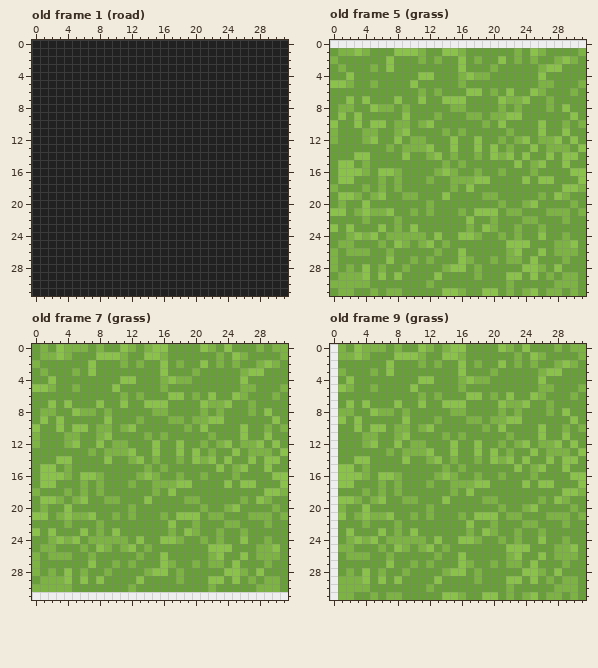
Two versions of one pixel-art file, assets/files/circuit_spritesheet.ase. The first picture shows the starting point.
32x32 pixels, 50 frames. Shown: old frame 1 (road), old frame 5 (grass), old frame 7 (grass), old frame 9 (grass). The commit also changed other frames, which this record leaves out.
New version:
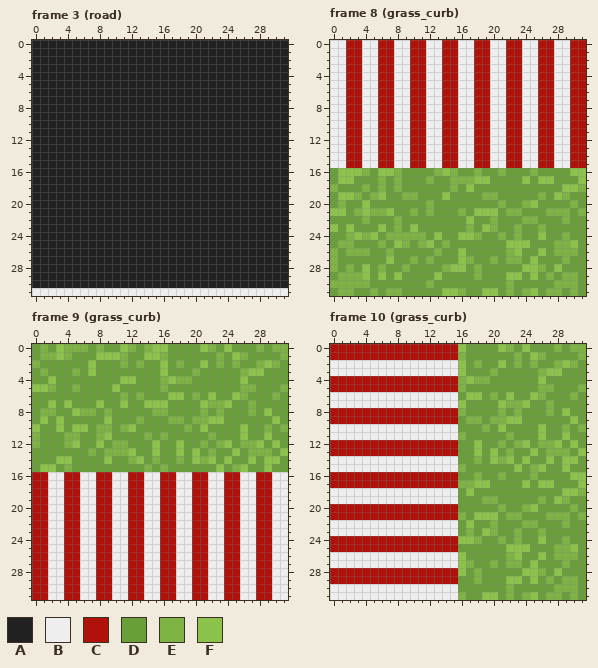
Palette (. is transparent): A #212121  B #eeeeee  C #b0120a  D #689f38  E #7cb342  F #8bc34a
A new or re-ordered frame is compared with the old frame closest to it.
Diff:
frames 50 -> 46
Changed rows in their new state; - is an unchanged pixel.
Frame 3 (road) is new; against old frame 1 (road):
first column x 0:
31 BBBBBBBBBBBBBBBBBBBBBBBBBBBBBBBB
Frame 8 (grass_curb) is new; against old frame 5 (grass):
first column x 0:
 0 --CC--CC--CC--CC--CC--CC--CC--CC
 1 BBCCBBCCBBCCBBCCBBCCBBCCBBCCBBCC
 2 BBCCBBCCBBCCBBCCBBCCBBCCBBCCBBCC
 3 BBCCBBCCBBCCBBCCBBCCBBCCBBCCBBCC
 4 BBCCBBCCBBCCBBCCBBCCBBCCBBCCBBCC
 5 BBCCBBCCBBCCBBCCBBCCBBCCBBCCBBCC
 6 BBCCBBCCBBCCBBCCBBCCBBCCBBCCBBCC
 7 BBCCBBCCBBCCBBCCBBCCBBCCBBCCBBCC
 8 BBCCBBCCBBCCBBCCBBCCBBCCBBCCBBCC
 9 BBCCBBCCBBCCBBCCBBCCBBCCBBCCBBCC
10 BBCCBBCCBBCCBBCCBBCCBBCCBBCCBBCC
11 BBCCBBCCBBCCBBCCBBCCBBCCBBCCBBCC
12 BBCCBBCCBBCCBBCCBBCCBBCCBBCCBBCC
13 BBCCBBCCBBCCBBCCBBCCBBCCBBCCBBCC
14 BBCCBBCCBBCCBBCCBBCCBBCCBBCCBBCC
15 BBCCBBCCBBCCBBCCBBCCBBCCBBCCBBCC
Frame 9 (grass_curb) is new; against old frame 7 (grass):
first column x 0:
16 CCBBCCBBCCBBCCBBCCBBCCBBCCBBCCBB
17 CCBBCCBBCCBBCCBBCCBBCCBBCCBBCCBB
18 CCBBCCBBCCBBCCBBCCBBCCBBCCBBCCBB
19 CCBBCCBBCCBBCCBBCCBBCCBBCCBBCCBB
20 CCBBCCBBCCBBCCBBCCBBCCBBCCBBCCBB
21 CCBBCCBBCCBBCCBBCCBBCCBBCCBBCCBB
22 CCBBCCBBCCBBCCBBCCBBCCBBCCBBCCBB
23 CCBBCCBBCCBBCCBBCCBBCCBBCCBBCCBB
24 CCBBCCBBCCBBCCBBCCBBCCBBCCBBCCBB
25 CCBBCCBBCCBBCCBBCCBBCCBBCCBBCCBB
26 CCBBCCBBCCBBCCBBCCBBCCBBCCBBCCBB
27 CCBBCCBBCCBBCCBBCCBBCCBBCCBBCCBB
28 CCBBCCBBCCBBCCBBCCBBCCBBCCBBCCBB
29 CCBBCCBBCCBBCCBBCCBBCCBBCCBBCCBB
30 CCBBCCBBCCBBCCBBCCBBCCBBCCBBCCBB
31 CC--CC--CC--CC--CC--CC--CC--CC--
Frame 10 (grass_curb) is new; against old frame 9 (grass):
first column x 0:
 0 CCCCCCCCCCCCCCCC
 1 CCCCCCCCCCCCCCCC
 2 -BBBBBBBBBBBBBBB
 3 -BBBBBBBBBBBBBBB
 4 CCCCCCCCCCCCCCCC
 5 CCCCCCCCCCCCCCCC
 6 -BBBBBBBBBBBBBBB
 7 -BBBBBBBBBBBBBBB
 8 CCCCCCCCCCCCCCCC
 9 CCCCCCCCCCCCCCCC
10 -BBBBBBBBBBBBBBB
11 -BBBBBBBBBBBBBBB
12 CCCCCCCCCCCCCCCC
13 CCCCCCCCCCCCCCCC
14 -BBBBBBBBBBBBBBB
15 -BBBBBBBBBBBBBBB
16 CCCCCCCCCCCCCCCC
17 CCCCCCCCCCCCCCCC
18 -BBBBBBBBBBBBBBB
19 -BBBBBBBBBBBBBBB
20 CCCCCCCCCCCCCCCC
21 CCCCCCCCCCCCCCCC
22 -BBBBBBBBBBBBBBB
23 -BBBBBBBBBBBBBBB
24 CCCCCCCCCCCCCCCC
25 CCCCCCCCCCCCCCCC
26 -BBBBBBBBBBBBBBB
27 -BBBBBBBBBBBBBBB
28 CCCCCCCCCCCCCCCC
29 CCCCCCCCCCCCCCCC
30 -BBBBBBBBBBBBBBB
31 -BBBBBBBBBBBBBBB
Boxes around the changes in both pictures, in picture pixels (x1, y1, x2, y2):
changed: (32, 288, 288, 296)
changed: (330, 40, 586, 168)
changed: (32, 472, 288, 600)
changed: (330, 344, 458, 600)
